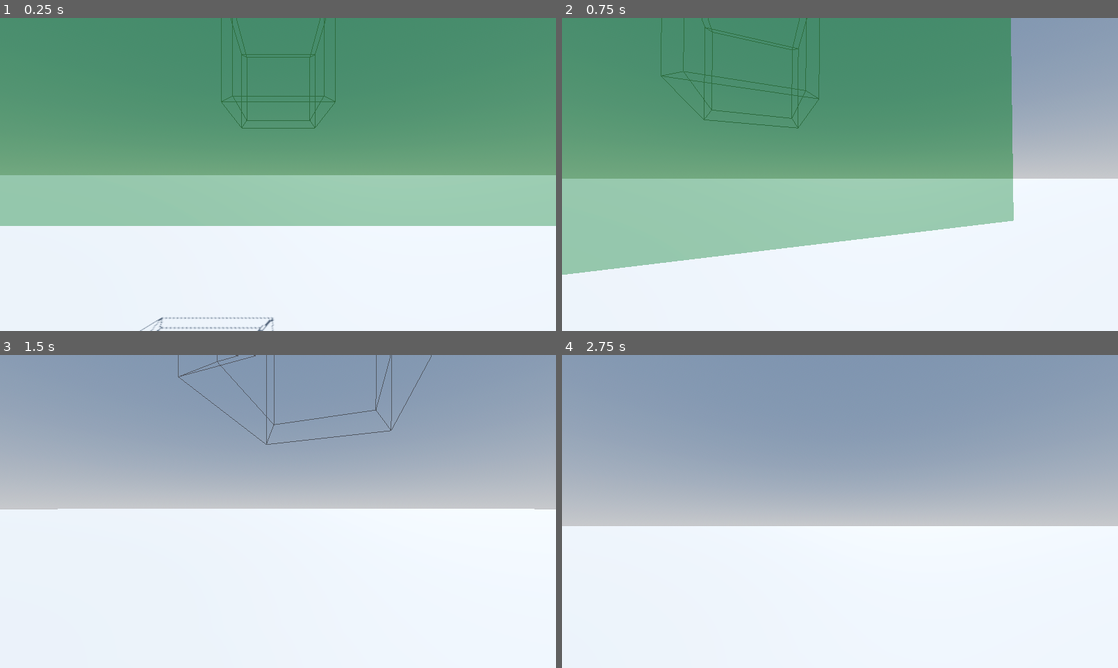
Above: before the commit, frames 1-4 (two rows, left to right).
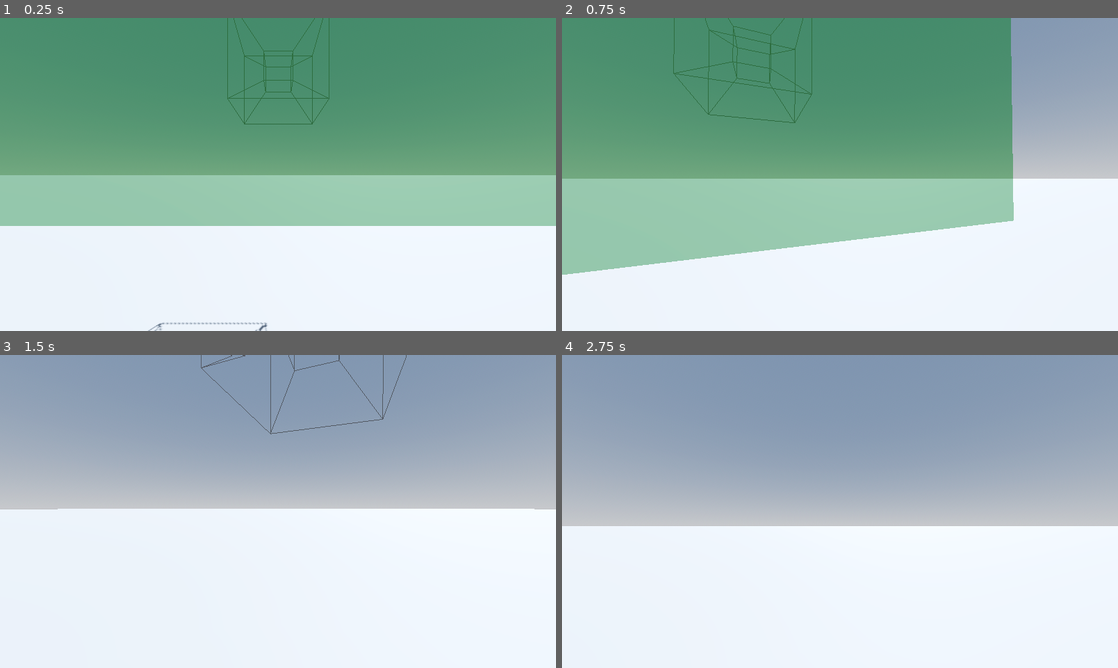
Above: after the commit, the same moments.

Repository: Stantrh/Projet_Tutore_4D_VR_KOMODZINSKI_RYSAK_TROHA
Game: Godot game, scene res://Scenes/world.tscn
Same seed, same stepped clock (60 frames per second), same inputs: the game is played once before the commit and once after it. This scene is started directly instead of the project's main scene.
Inputs (mouse positions are in pixels of both pictures, inside the frame that each line leads up to):
- Up to frame 1 (0.25 s): no input
- Up to frame 2 (0.75 s): tap Enter at 0.5 s; move the mouse to (867, 174) at 0.52 s; hold W (move_forward) from 0.53 s (still down); click (867, 174) at 0.6 s
- Up to frame 3 (1.5 s): keep holding W (move_forward); move the mouse to (250, 511) at 1.27 s; tap Middle mouse button (rotate) at 1.35 s
- Up to frame 4 (2.75 s): keep holding W (move_forward); click (812, 511) at 1.55 s; move the mouse to (851, 505) at 2.02 s; click (851, 505) at 2.1 s

The runs differ from the first frame. In frame 1, 1.3% of the frame differs, in the area x 25-61%, y 0-100%; in frame 2, 1.1%; in frame 3, 0.6%; in frame 4, nothing differs.

Commit message:
fichiers de script

Diff:
--- a/app4d/Scenes/world.tscn
+++ b/app4d/Scenes/world.tscn
@@ -42,6 +42,7 @@
 
 [node name="ZoneAffichage" parent="." instance=ExtResource("5_vwbob")]
 transform = Transform3D(1, 0, 0, 0, 1, 0, 0, 0, 1, 0, 10, 0)
+projection_mode = 1
 area_min = Vector3(-3, -3, -3)
 area_max = Vector3(3, 3, 3)
 
--- a/app4d/Scripts/hyper_cube.gd
+++ b/app4d/Scripts/hyper_cube.gd
@@ -1,9 +1,18 @@
 extends Node3D
+
+### POUR LE PARSER
+# on récupère le parser
+var parser = preload("res://Scripts/Utils/parser.gd")
+
+# On a le chemin d'un fichier qu'on met en export
+@export var ply_object_path: String = "res://Objects/hypercube.txt"
+
 #A CHANGER POUR LE PARSER
 # Les coordonnées des sommets de l'hypercube, en 4D
 #Object dans lequel on va chercher
 var object = HypercubeConstants
-var dynamic_vertices = object.DEFAULT_VERTICES.duplicate((true))
+var dynamic_vertices = []
+var dynamic_edges = []
 
 # on charge les 8 cubes qui constituent l'hypercube
 var CUBES = object.CUBES
@@ -63,6 +72,19 @@
 @export var area : Node3D = null # La variable de la zone
 
 func _ready():
+
+	# On charge les constantes depuis le fichier PLY
+	var hypercube_data = parser.load_hypercube_constants(ply_object_path)
+	# Puis on assigne aux sommets et aux arêtes ce qu'on a parsé depuis le fichier
+	dynamic_vertices = hypercube_data["vertices"]
+	dynamic_edges = hypercube_data["edges"]
+
+	print("Vertices From Constants : " + str(dynamic_vertices) + "\n")
+	print("Vertices From Parser : " + str(hypercube_data["vertices"]) + "\n")
+	print("Edges From Constants : " + str(dynamic_edges) + "\n")
+	print("Edges From Parser : " + str(hypercube_data["edges"]) + "\n")
+
+
 	if !interactible :
 		$Area3D.monitoring = false
 		$Area3D.monitorable = false
@@ -142,7 +164,7 @@
 		stylish_spheres.append(sphere_instance)
 
 	# Calcul des arêtes de l'hypercube (elles ne changent pas)
-	stylish_edges = object.EDGES
+	stylish_edges = dynamic_edges
 
 	# Création des cylindres pour les arêtes
 	for edge in stylish_edges:
@@ -402,7 +424,7 @@
 	# On construit les arêtes
 	# get_hypercube_edges est une méthodes qui renvoie les arêtes de l'hypercube
 	# donc edge est un tableau qui contient chaque segment --> [[sommet1, sommet2], [sommet4, sommet6], []]
-	for edge in object.EDGES:
+	for edge in dynamic_edges:
 		# On applique la projection aux sommets
 		var p1 = apply_projection(vertices[edge[0]])
 		var p2 = apply_projection(vertices[edge[1]])
@@ -428,7 +450,7 @@
 	surface_tool.begin(Mesh.PRIMITIVE_LINES)
 
 	# Pour chaque arête de l'hypercube (chaque edge est un tableau [index_sommet1, index_sommet2])
-	for edge in object.EDGES:
+	for edge in dynamic_edges:
 		# On récupère directement les positions 3D des sommets
 		var p1: Vector3 = vertices[edge[0]]
 		var p2: Vector3 = vertices[edge[1]]
@@ -482,7 +504,7 @@
 	# Ici on créer un cylindre pour chaque arête
 	# Pour rappel, get_hypercube_edges est une méthodes qui renvoie les arêtes de l'hypercube
 	# donc edge est un tableau qui contient chaque segment --> [[sommet1, sommet2], [sommet4, sommet6], []]
-	for edge in object.EDGES:
+	for edge in dynamic_edges:
 		# On applique la projection aux sommets
 		var p1 = vertices[edge[0]]
 		var p2 = vertices[edge[1]]
--- a/app4d/Scripts/hypercube_constants.gd
+++ b/app4d/Scripts/hypercube_constants.gd
@@ -41,6 +41,16 @@
 	[4, 12], [5, 13], [6, 14], [7, 15]
 ]
 
+
+# Pour initialiser les sommets de l'hypercube, et lors des resets pour les points de vue
+const DEFAULT_VERTICES = [
+	Vector4(-1, -1, -1, -1), Vector4(-1, -1, -1,  1), Vector4(-1, -1,  1, -1), Vector4(-1, -1,  1,  1),
+	Vector4(-1,  1, -1, -1), Vector4(-1,  1, -1,  1), Vector4(-1,  1,  1, -1), Vector4(-1,  1,  1,  1),
+	Vector4( 1, -1, -1, -1), Vector4( 1, -1, -1,  1), Vector4( 1, -1,  1, -1), Vector4( 1, -1,  1,  1),
+	Vector4( 1,  1, -1, -1), Vector4( 1,  1, -1,  1), Vector4( 1,  1,  1, -1), Vector4( 1,  1,  1,  1)
+]
+
+
 const DIMENSIONS = [
 	{"name": "XYZ", "x": 0, "y": 1, "z": 2, "w": 3},
 	{"name": "XYW", "x": 0, "y": 1, "z": 3, "w": 2},
@@ -67,11 +77,3 @@
 	{"name": "WZY", "x": 3, "y": 2, "z": 1, "w": 0},
 	{"name": "WZX", "x": 3, "y": 2, "z": 0, "w": 1}
 ]
-
-# Pour initialiser les sommets de l'hypercube, et lors des resets pour les points de vue
-const DEFAULT_VERTICES = [
-	Vector4(-1, -1, -1, -1), Vector4(-1, -1, -1,  1), Vector4(-1, -1,  1, -1), Vector4(-1, -1,  1,  1),
-	Vector4(-1,  1, -1, -1), Vector4(-1,  1, -1,  1), Vector4(-1,  1,  1, -1), Vector4(-1,  1,  1,  1),
-	Vector4( 1, -1, -1, -1), Vector4( 1, -1, -1,  1), Vector4( 1, -1,  1, -1), Vector4( 1, -1,  1,  1),
-	Vector4( 1,  1, -1, -1), Vector4( 1,  1, -1,  1), Vector4( 1,  1,  1, -1), Vector4( 1,  1,  1,  1)
-]
--- a/app4d/Scripts/main_menu.gd
+++ b/app4d/Scripts/main_menu.gd
@@ -75,6 +75,7 @@
 	selected_figures.clear()
 	$choix_projection.hide()
 	$choix_figure.show()
+
 
 
 func _on_orthogonale_pressed():
--- a/app4d/Scripts/stacked_constant.gd
+++ b/app4d/Scripts/stacked_constant.gd
@@ -55,7 +55,7 @@
 	return cells
 func _ready():
 	print("Total Sommets:", DEFAULT_VERTICES.size())
-	print("Total Cellules:", CUBES)
+	#print("Total Cellules:", CUBES)
 
 func get_hypercube_edges() -> Array:
 	var edges = []
--- a/app4d/Scripts/zone_affichage.gd
+++ b/app4d/Scripts/zone_affichage.gd
@@ -17,9 +17,9 @@
 	var mesh_instance = MeshInstance3D.new()
 	var cube_mesh = BoxMesh.new()
 	var size = area_max - area_min
-	print(size)
+	#print(size)
 	cube_mesh.size = size *2
-	print(cube_mesh.size)
+	#print(cube_mesh.size)
 	mesh_instance.mesh = cube_mesh
 	mesh_instance.transform.origin = area_min + size / 2.0 # on positionne le cube au centre
 	# On créer le matériau
--- a/app4d/project.godot
+++ b/app4d/project.godot
@@ -35,8 +35,10 @@
 
 folder_colors={
 "res://Assets/": "blue",
+"res://Objects/": "red",
 "res://Scenes/": "green",
 "res://Scripts/": "pink",
+"res://Scripts/Utils/": "gray",
 "res://VR/Scenes/": "green",
 "res://VR/Scripts/": "pink"
 }
